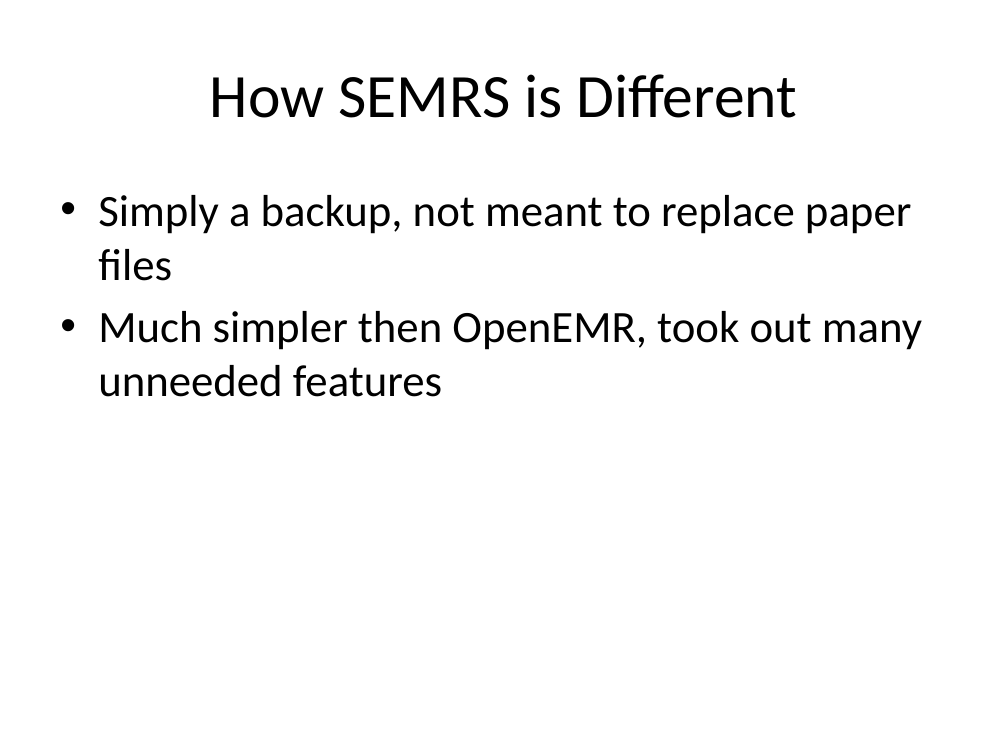
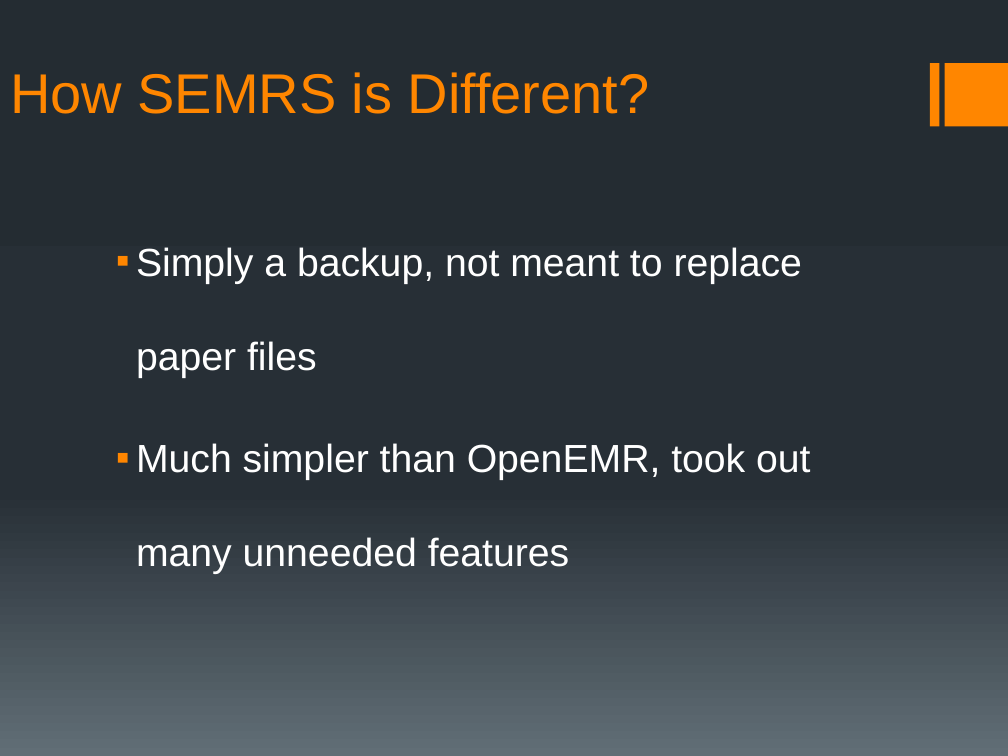
Before and after one commit to rmkane/semrs, a slide deck: slide 5 of MidTerm/Midterm_presentation_SEMRS.pptx. Drawn at 1008x756 pixels with LibreOffice and Linux fonts; fonts in the diff are those of the drawing. Boxes give left, top, right and bottom in pixels: in the first picture for what was removed or moved away, otherwise in the second. Text is boxed around its words. In the diff, an @@ line names an element or a change of style, - is before the commit and + after.

```diff
--- a/MidTerm/Midterm_presentation_SEMRS.pptx
+++ b/MidTerm/Midterm_presentation_SEMRS.pptx
@@ background #FFFFFF to gradient #242C33 to #273037 to #636D76 @@
@@ title "How SEMRS is Different?" at (10, 72, 649, 114): vertical alignment middle to bottom @@
@@ title at (10, 72, 649, 114): text changed; size 44 to 40 pt; font Calibri to Arial; text colour #000000 to #FF8600 @@
-How SEMRS is Different
+How SEMRS is Different?
@@ rectangle added at (929, 64, 938, 127), fill #FF8600 @@
@@ rectangle added at (944, 64, 1008, 127), fill #FF8600 @@
@@ text "Simply a backup, not meant ...": place and size @@
-text "Simply a backup, not meant ..." at (98, 195, 922, 397)
+text "Simply a backup, not meant ..." at (136, 247, 810, 574)
@@ text at (136, 247, 802, 378): size 32 to 28 pt, font Calibri to Arial, text colour #000000 to #FFFFFF in "Simply a backup, not meant to replace ..."; bullet • to ▪; line spacing 1 to 2 @@
@@ text at (136, 443, 810, 574): text changed; size 32 to 28 pt; font Calibri to Arial; text colour #000000 to #FFFFFF @@
-• Much simpler then OpenEMR, took out many unneeded features
+▪ Much simpler than OpenEMR, took out many unneeded features
```
Also in this commit, not shown: 8 other slides changed, 1 other file.
